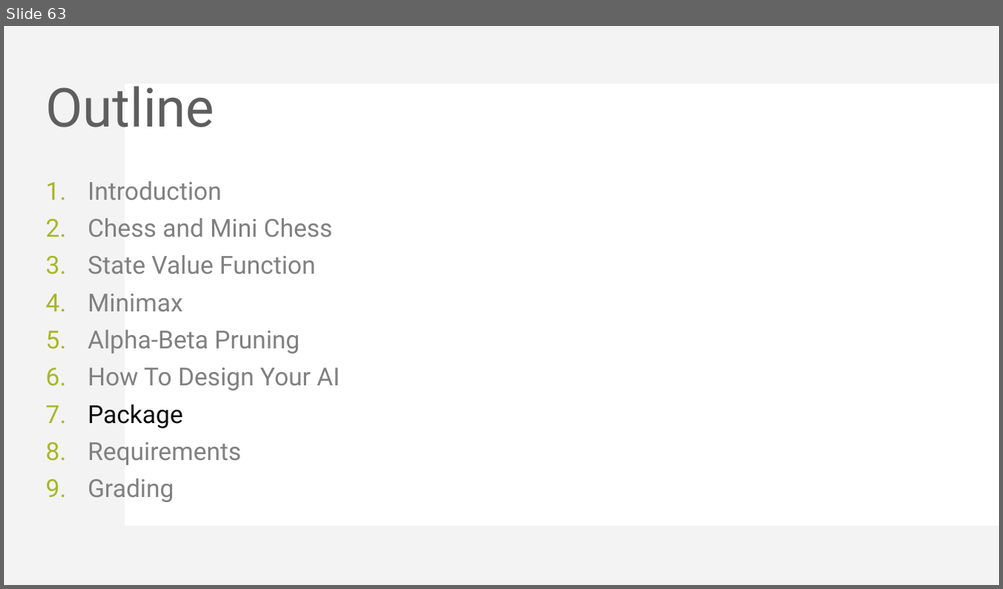
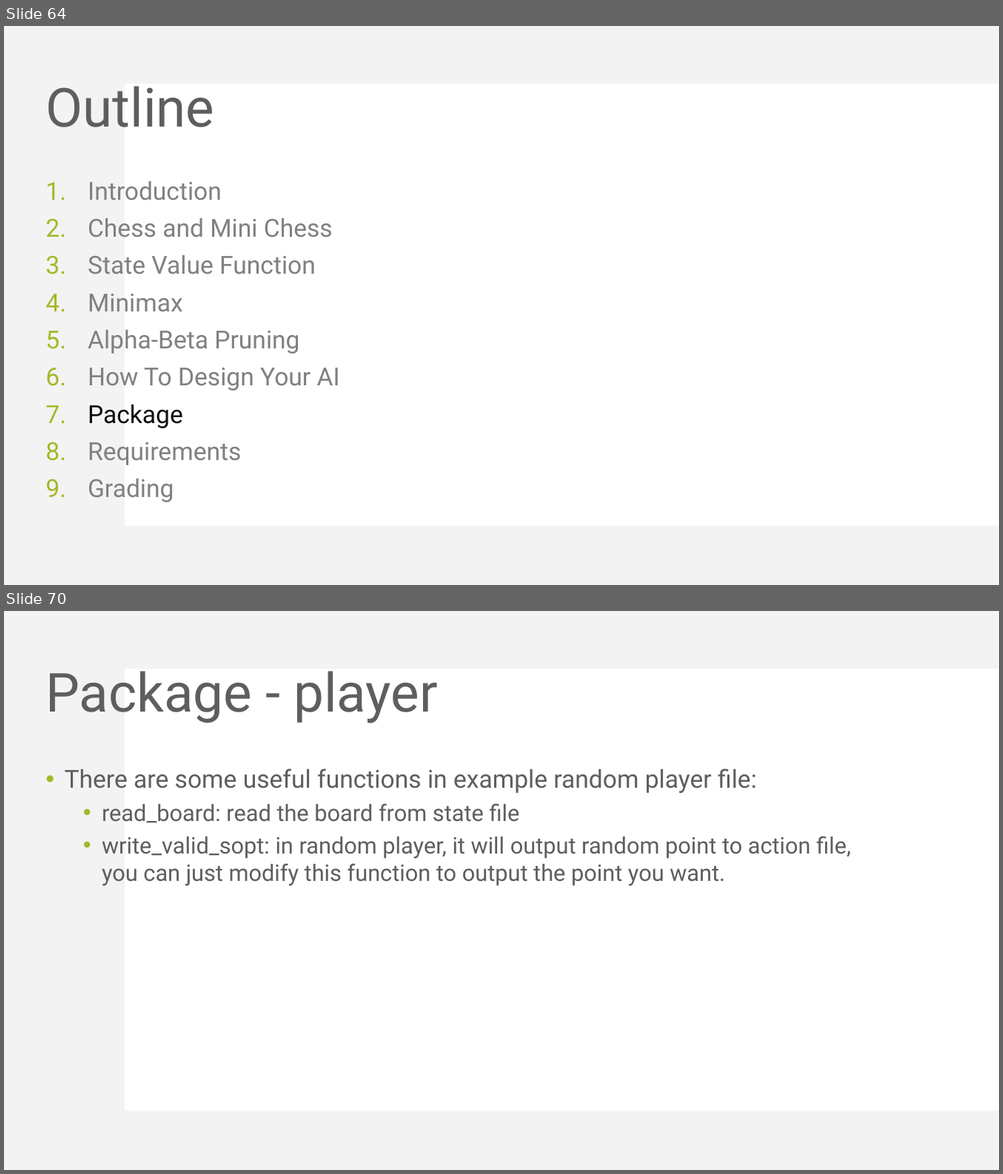
Before and after one commit to KohakuBlueleaf/MiniChess, a slide deck: document/Mini Project 3 introduction.pptx. Shown one above the other, each under a label of ours: slide 63 before the commit, slides 64 and 70 after it; the slides between them are not shown. The pictures are 1003x589 and 1003x1174 pixels, drawn with LibreOffice and Linux fonts; fonts in the diff are those of the drawing. Boxes give left, top, right and bottom in pixels: in the first picture for what was removed or moved away, otherwise in the second. Text is boxed around its words. In the diff, an @@ line names an element or a change of style, - is before the commit and + after.

```diff
--- a/document/Mini Project 3 introduction.pptx
+++ b/document/Mini Project 3 introduction.pptx
@@ slide 70 added at [4, 611, 999, 1170], background #FFFFFF; not listed: 2 template elements that a slide beside it also shows @@
@@ title added at [45, 671, 438, 723], 52 pt, text #5E5E5E @@
+Package - player
@@ text added at [65, 769, 851, 886], 22 pt, text #5E5E5E @@
+• There are some useful functions in example random player file:
+  • read_board: read the board from state file
+  • write_valid_sopt: in random player, it will output random point to action file, you can just modify this function to output the point you want.
@@ what was slide 63 is now slide 64 @@
```
Also in this commit, not shown: 1 slide changed, 17 other slides added, 1 other file.
